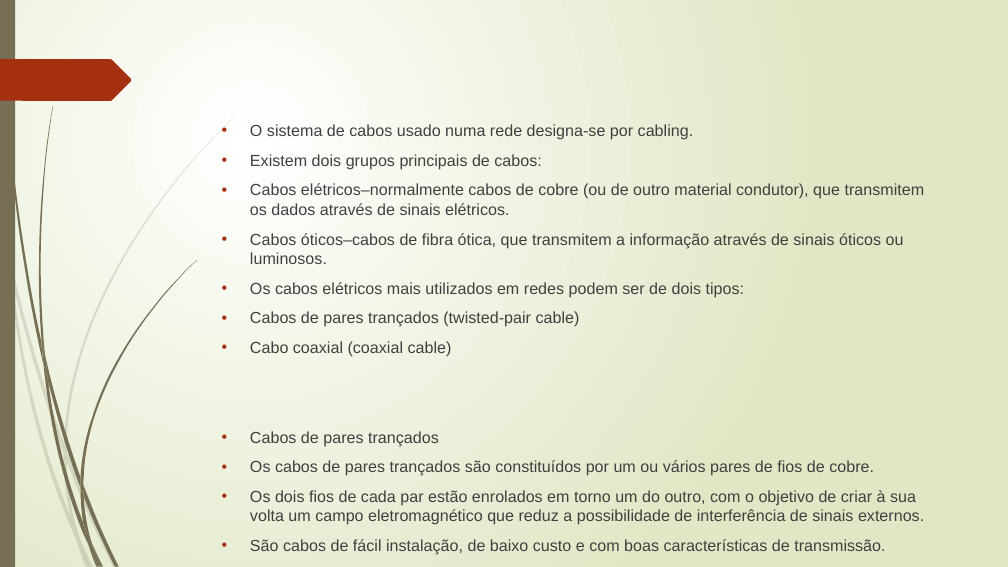
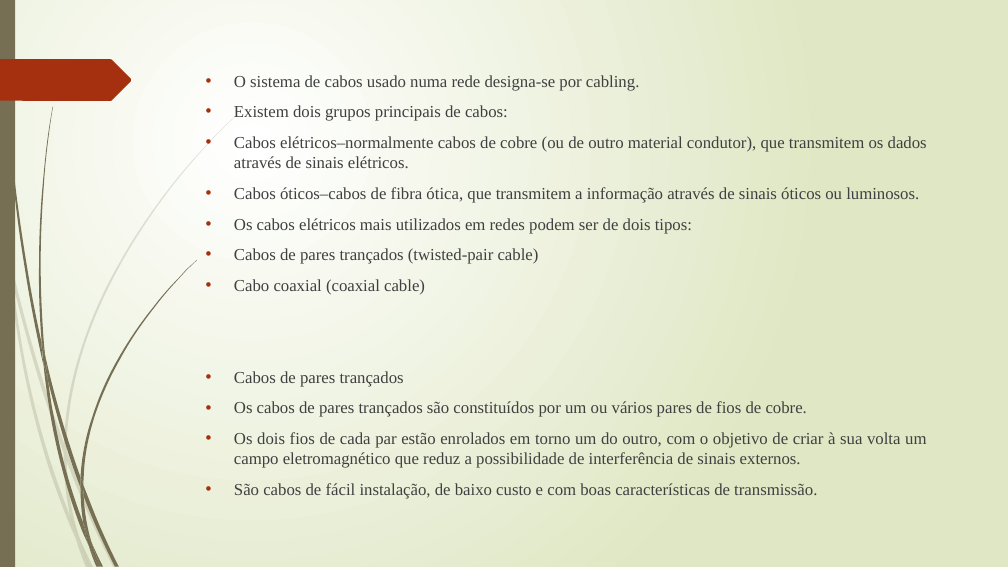
Before and after one commit to paulorenatofernandesmorgado/paulo, a slide deck: slide 5 of Tipos de redes trabalho paulomorgado.pptx (slide 4 before the commit). Drawn at 1008x567 pixels with LibreOffice and Linux fonts; fonts in the diff are those of the drawing. Boxes give left, top, right and bottom in pixels: in the first picture for what was removed or moved away, otherwise in the second. Text is boxed around its words. In the diff, an @@ line names an element or a change of style, - is before the commit and + after.

```diff
--- a/Tipos de redes trabalho paulomorgado.pptx
+++ b/Tipos de redes trabalho paulomorgado.pptx
@@ text "O sistema de cabos usado ..." moved from (x1=250, y1=124, x2=925, y2=555) to (x1=234, y1=75, x2=927, y2=468) @@
@@ text "O sistema de cabos usado ..." at (x1=234, y1=75, x2=927, y2=468): size 15.3 to 16 pt, font Arial to Times New Roman; alignment left to justified @@
```
Also in this commit, not shown: 16 other slides changed, 1 slide added, 1 other file.
